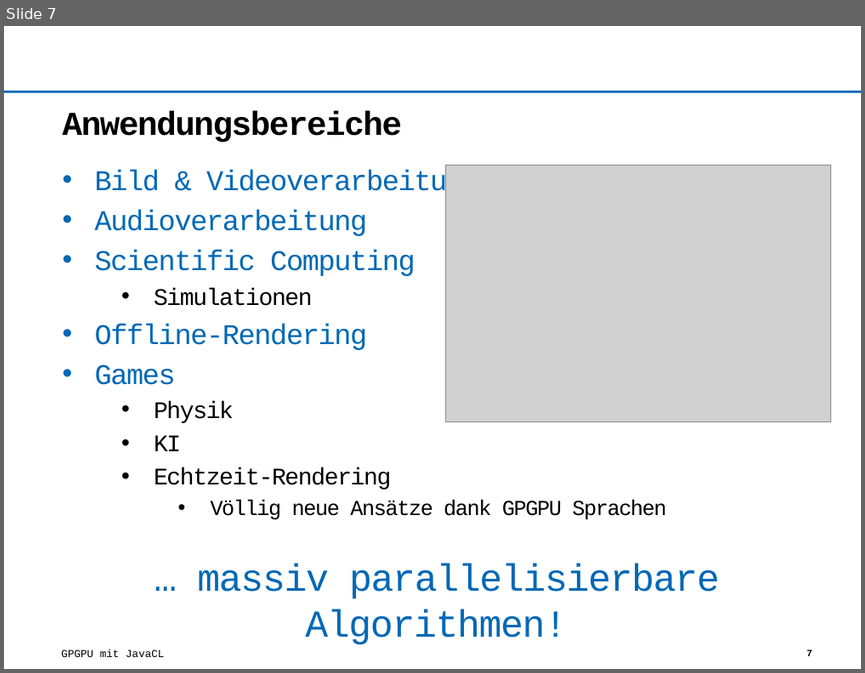
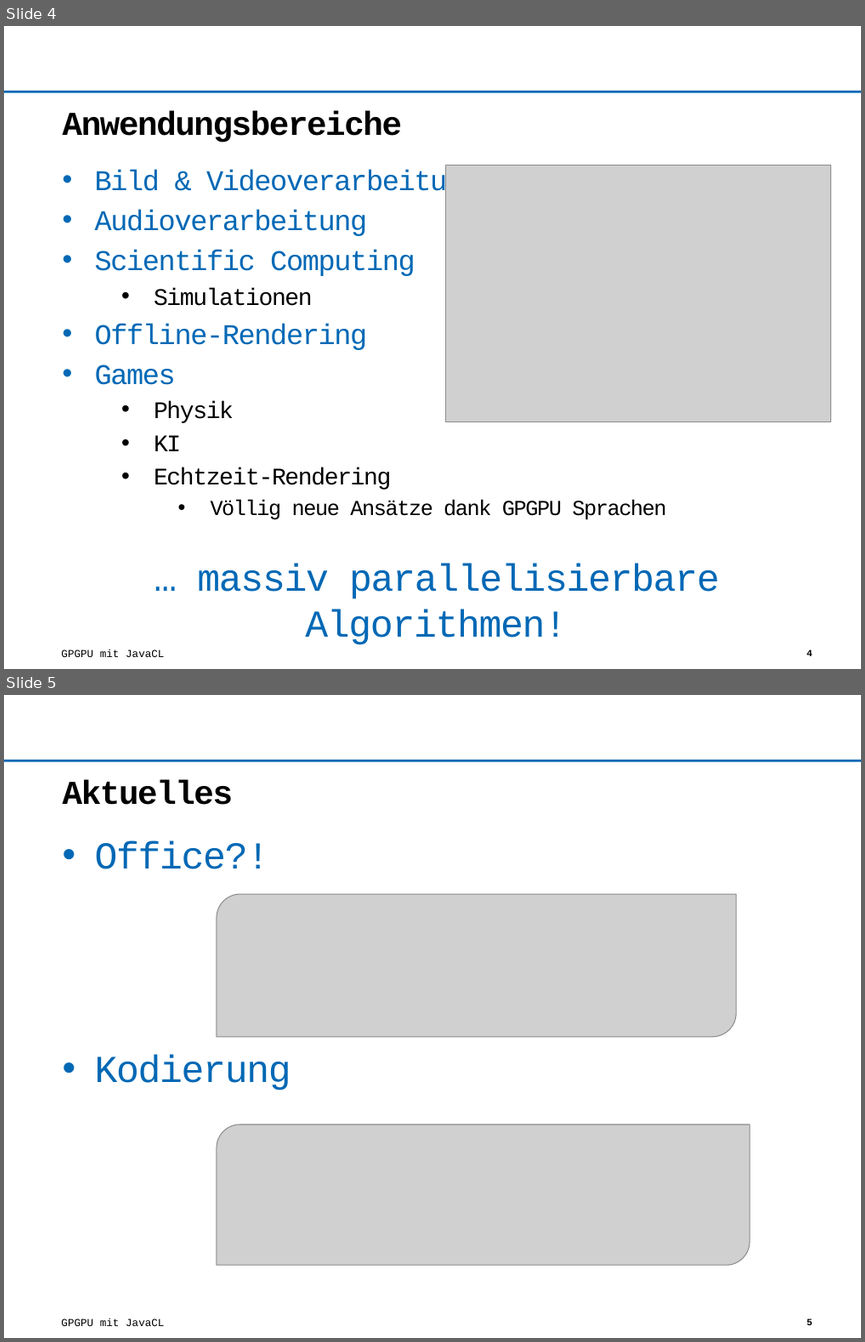
Before and after one commit to Wumpf/javaclpres, a slide deck: opencl.pptx. Shown one above the other, each under a label of ours: slide 7 before the commit, slides 4 and 5 after it. The pictures are 865x673 and 865x1342 pixels, drawn with LibreOffice and Linux fonts; fonts in the diff are those of the drawing; grey boxes stand for pictures; background and template pictures are left out. Boxes give left, top, right and bottom in pixels: in the first picture for what was removed or moved away, otherwise in the second. Text is boxed around its words. In the diff, an @@ line names an element or a change of style, - is before the commit and + after.

```diff
--- a/opencl.pptx
+++ b/opencl.pptx
@@ slide 5 added at bbox=[4, 695, 861, 1338], background #FFFFFF; not listed: 3 template elements that a slide beside it also shows @@
@@ title added at bbox=[63, 780, 233, 805], 28 pt, text #000000, bold @@
+Aktuelles
@@ text added at bbox=[95, 842, 291, 1090], 32 pt, text #0168B5 @@
+• Office?!
+• Kodierung
@@ picture added at bbox=[216, 894, 736, 1036] @@
@@ picture added at bbox=[216, 1124, 749, 1265] @@
@@ what was slide 7 is now slide 4 @@
@@ page number at bbox=[806, 649, 812, 656]: text changed @@
-7
+4
```
Also in this commit, not shown: 2 slides changed, 2 other slides added, 1 slide removed.
